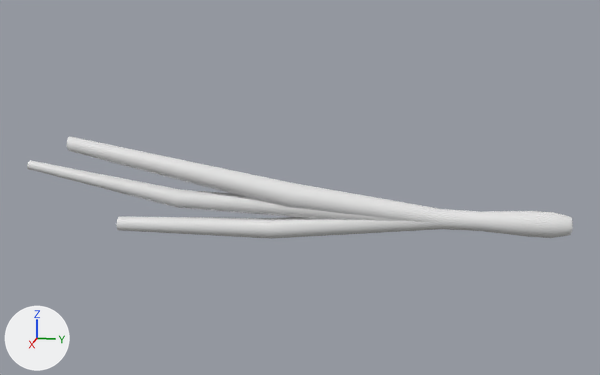
Two versions of the FBX model Assets/Models/Models/chives_2.fbx, one commit apart.
The view is the same before and after, from a 50 mm camera at (60.51, 7.38, 17.03) aimed at (-0.33, -4.79, 1.82). Every picture has the same lights, and +X, +Y and +Z are marked at lower left. Where no turn or scale is listed for an object, it has been applied to the vertices.

In view in the first picture: 'Chives_2'.
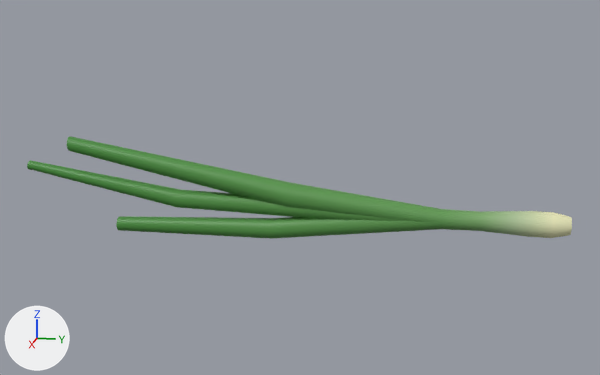
The newer file is also rescaled (x0.233) as a whole; pictures and numbers use the older file's frame.

What the commit changed:
Picture 'TextureAtlas.png' (img_textureatlas_png) is new.
Material 'Material' (mat_material) is new.
Its texture is img_textureatlas_png.
me_cylinder_007 is used by ob_chives_2; location (0.0, 0.0, 0.0).
me_cylinder_007 had 260 vertices, 240 faces and spanned x -1.0..1.0, y -27.2..15.3, z -2.4..5.2.
me_cylinder_007 now has 240 vertices, 220 faces and spans x -1.0..1.0, y -27.2..15.2, z -2.4..5.2.
me_cylinder_007 part 1: 220 faces spanning x -1.0..1.0, y -27.2..15.2, z -2.4..5.2 switch from no material to mat_material (picture img_textureatlas_png).

Boxes (x1, y1, x2, y2) around the edits, measured in the pictures (600 x 375 px):
part 1 of me_cylinder_007, recoloured (white to green)
    both: (27, 136, 572, 239)
